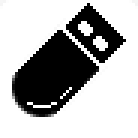
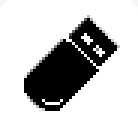
The second (138, 138) image is a revision of the first. Changes to its layers:
removed layer "lid" over box(54, 3, 126, 63)
painted on "usb bottom" over box(12, 15, 120, 117)
